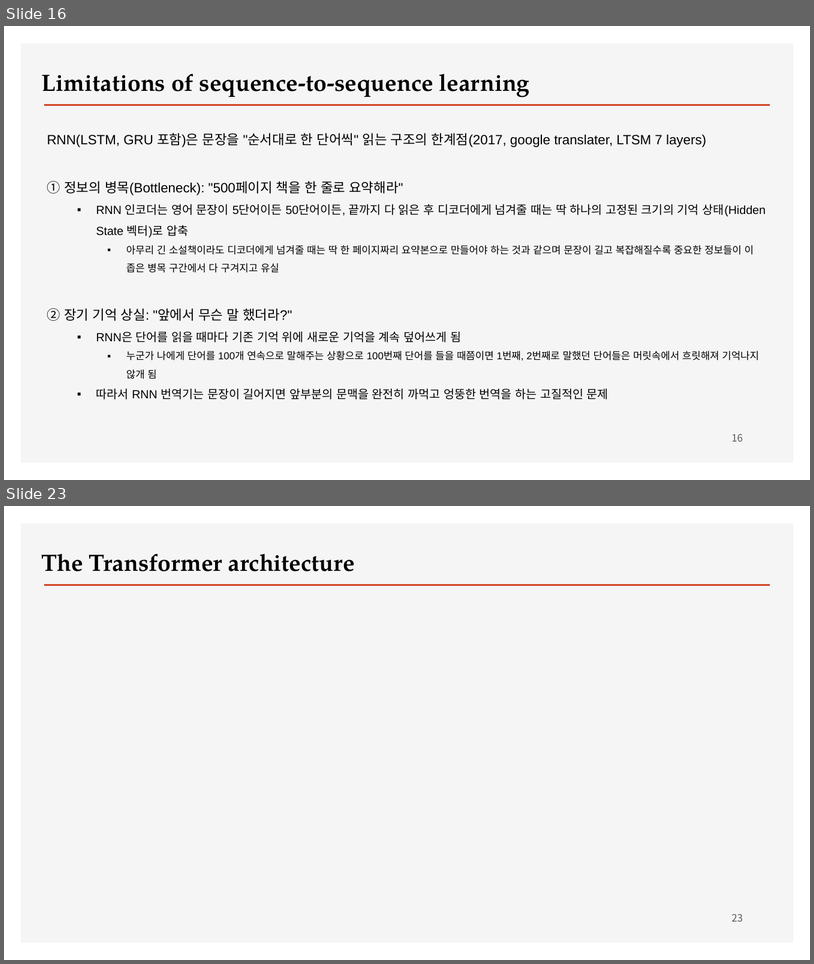
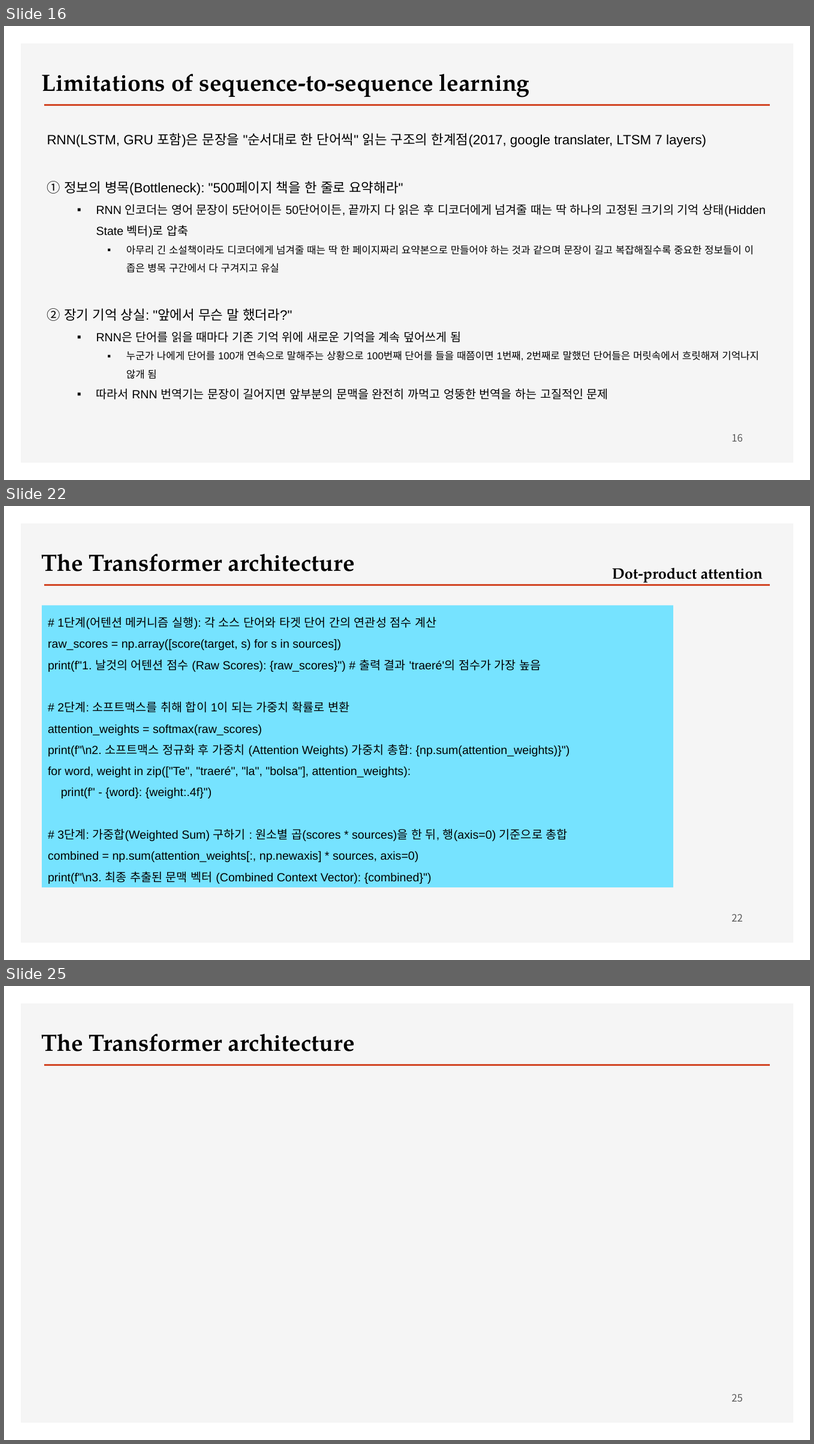
Before and after one commit to ancestor9/2026_Fall_Deep-Learning-with-Python, a slide deck: Chapter 15 Language models and the Transformer.pptx. Shown one above the other, each under a label of ours: slides 16 and 23 before the commit, slides 16, 22 and 25 after it; the slides between them are not shown. The pictures are 814x964 and 814x1444 pixels, drawn with LibreOffice and Linux fonts; fonts in the diff are those of the drawing; background and template pictures are left out. Boxes give left, top, right and bottom in pixels: in the first picture for what was removed or moved away, otherwise in the second. Text is boxed around its words. In the diff, an @@ line names an element or a change of style, - is before the commit and + after.

```diff
--- a/Chapter 15 Language models and the Transformer.pptx
+++ b/Chapter 15 Language models and the Transformer.pptx
@@ slide 22 added at [4, 506, 810, 960], background #FFFFFF; not listed: 2 template elements that a slide beside it also shows @@
@@ text added at [41, 553, 355, 571], 28 pt, text #000000, bold @@
+The Transformer architecture
@@ text added at [612, 568, 763, 585], 18 pt, text #000000, bold @@
+Dot-product attention
@@ rectangle added at [42, 605, 674, 887], fill #76E3FF, 14 pt, text #000000 @@
+# 1단계(어텐션 메커니즘 실행): 각 소스 단어와 타겟 단어 간의 연관성 점수 계산
+raw_scores = np.array([score(target, s) for s in sources])
+print(f"1. 날것의 어텐션 점수 (Raw Scores): {raw_scores}") # 출력 결과 'traeré'의 점수가 가장 높음
+# 2단계: 소프트맥스를 취해 합이 1이 되는 가중치 확률로 변환
+attention_weights = softmax(raw_scores)
+print(f"\n2. 소프트맥스 정규화 후 가중치 (Attention Weights) 가중치 총합: {np.sum(attention_weights)}")
+for word, weight in zip(["Te", "traeré", "la", "bolsa"], attention_weights):
+print(f" - {word}: {weight:.4f}")
+# 3단계: 가중합(Weighted Sum) 구하기 : 원소별 곱(scores * sources)을 한 뒤, 행(axis=0) 기준으로 총합
+combined = np.sum(attention_weights[:, np.newaxis] * sources, axis=0)
+print(f"\n3. 최종 추출된 문맥 벡터 (Combined Context Vector): {combined}")
@@ page number added at [732, 913, 743, 921], 12 pt, text #595959 @@
+22
@@ what was slide 23 is now slide 25 @@
@@ page number at [732, 1393, 743, 1401]: text changed @@
-23
+25
```
Also in this commit, not shown: 6 slides changed, 1 other slide added.
